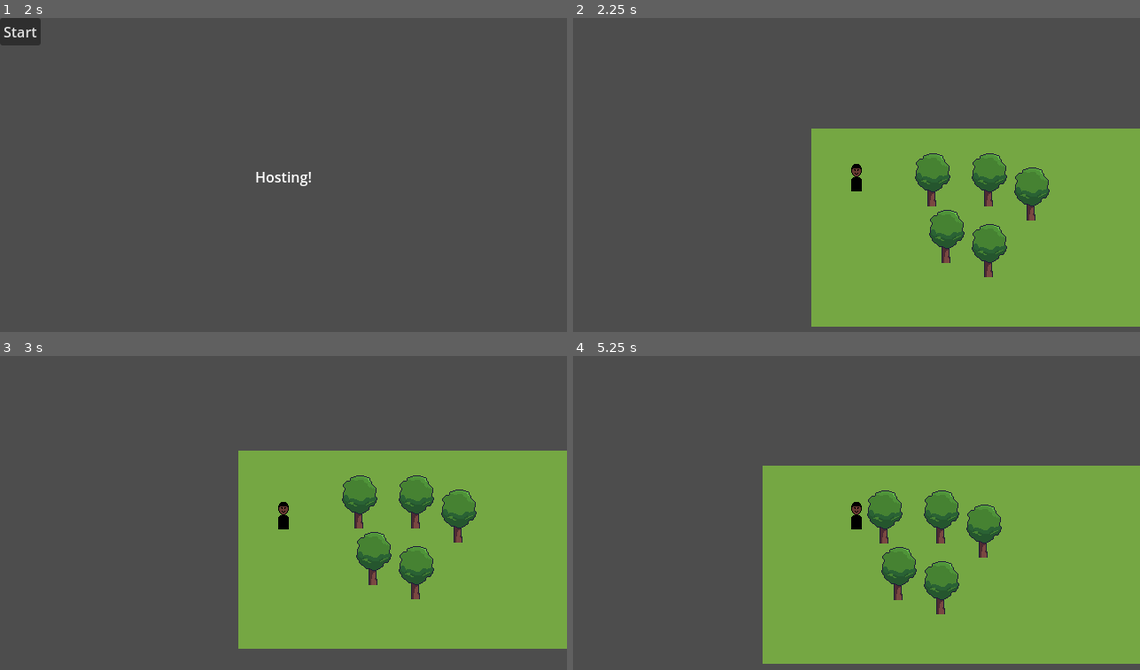
Above: before the commit, frames 1-4 (two rows, left to right).
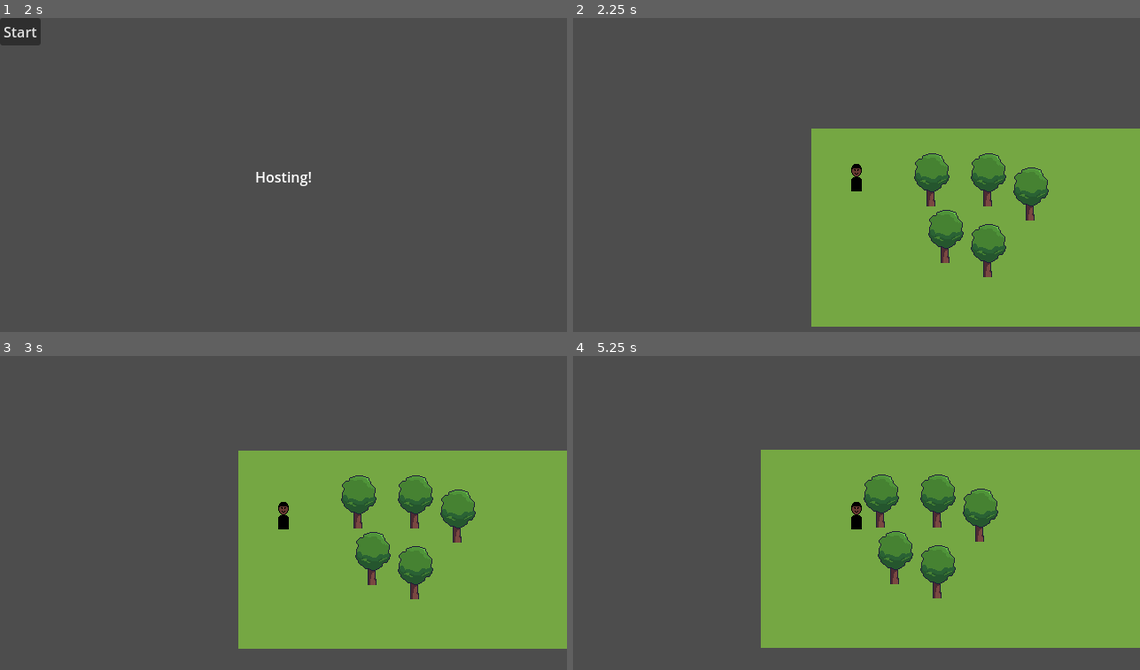
Above: after the commit, the same moments.

Repository: jeisaRaja/hollow-harvest
Game: Godot game, scene res://scenes/ui/main_menu.tscn
Same seed, same stepped clock (60 frames per second), same inputs: the game is played once before the commit and once after it. The project has no main scene, so this scene is started directly.
Inputs:
- Up to frame 1 (2 s): tap Enter at 0.5 s; hold D (right) 0.53-1.25 s; click "Host" at 1.25 s
- Up to frame 2 (2.25 s): click "Start" at 2 s
- Up to frame 3 (3 s): tap Space at 2.75 s; hold S (down) from 2.78 s (still down)
- Up to frame 4 (5.25 s): release S (down) at 3.53 s; hold D (right) 3.53-4.28 s; hold W (up) 4.28-5.03 s; hold A (left) from 5.03 s (still down)

Frame 1 is identical in both runs. In frame 2, 0.7% of the frame differs, in the area x 60-85%, y 43-83%; in frame 3, 0.7%; in frame 4, 11%, in the area x 33-100%, y 29-99%.

Commit message:
add y-sort

Diff:
--- a/project.godot
+++ b/project.godot
@@ -50,8 +50,6 @@
 [layer_names]
 
 2d_physics/layer_1="Ground"
-2d_physics/layer_2="Player"
-2d_physics/layer_3="Interactables"
 
 [rendering]
 
--- a/scenes/objects/tree_1.tscn
+++ b/scenes/objects/tree_1.tscn
@@ -6,15 +6,16 @@
 atlas = ExtResource("1_lcr1a")
 region = Rect2(0.389095, 0, 47.6109, 64)
 
-[sub_resource type="CircleShape2D" id="CircleShape2D_8ufqv"]
-radius = 6.0
+[sub_resource type="RectangleShape2D" id="RectangleShape2D_5pwsp"]
+size = Vector2(10, 4)
 
 [node name="Tree_1" type="Sprite2D"]
-position = Vector2(1, -32)
+position = Vector2(-1, -18)
 texture = SubResource("AtlasTexture_pdry3")
+offset = Vector2(1, -14)
 
 [node name="StaticBody2D" type="StaticBody2D" parent="."]
 
 [node name="CollisionShape2D" type="CollisionShape2D" parent="StaticBody2D"]
-position = Vector2(-1, 29)
-shape = SubResource("CircleShape2D_8ufqv")
+position = Vector2(0, 16)
+shape = SubResource("RectangleShape2D_5pwsp")
--- a/scenes/player/player.tscn
+++ b/scenes/player/player.tscn
@@ -6,9 +6,8 @@
 [ext_resource type="Script" path="res://components/movement.gd" id="2_gmcet"]
 [ext_resource type="Script" path="res://components/player_input.gd" id="3_uv3a3"]
 
-[sub_resource type="CapsuleShape2D" id="CapsuleShape2D_rg1pk"]
-radius = 6.0
-height = 32.0
+[sub_resource type="RectangleShape2D" id="RectangleShape2D_4xb7o"]
+size = Vector2(12, 2)
 
 [sub_resource type="SceneReplicationConfig" id="SceneReplicationConfig_77v5m"]
 properties/0/path = NodePath(".:position")
@@ -16,6 +15,8 @@
 properties/0/replication_mode = 1
 
 [node name="Player" type="CharacterBody2D" node_paths=PackedStringArray("movement")]
+y_sort_enabled = true
+position = Vector2(0, -16)
 collision_layer = 2
 script = ExtResource("1_2wf3d")
 player_camera = ExtResource("2_e6xf5")
@@ -25,7 +26,8 @@
 texture = ExtResource("1_fo3sf")
 
 [node name="CollisionShape2D" type="CollisionShape2D" parent="."]
-shape = SubResource("CapsuleShape2D_rg1pk")
+position = Vector2(0, 15)
+shape = SubResource("RectangleShape2D_4xb7o")
 
 [node name="MovementComponent" type="Node" parent="." node_paths=PackedStringArray("input", "player")]
 script = ExtResource("2_gmcet")
--- a/scenes/world.tscn
+++ b/scenes/world.tscn
@@ -274,14 +274,17 @@
 sources/1 = SubResource("TileSetScenesCollectionSource_qr80m")
 
 [node name="World" type="Node2D" node_paths=PackedStringArray("players_container", "spawn_points")]
+y_sort_enabled = true
 script = ExtResource("1_w708o")
 players_container = NodePath("Players/PlayersContainer")
 player_scene = ExtResource("1_gqwfa")
 spawn_points = [NodePath("Players/Spawn_1"), NodePath("Players/Spawn_2")]
 
-[node name="Players" type="Node" parent="."]
+[node name="Players" type="Node2D" parent="."]
+y_sort_enabled = true
 
 [node name="PlayersContainer" type="Node2D" parent="Players"]
+y_sort_enabled = true
 
 [node name="MultiplayerSpawner" type="MultiplayerSpawner" parent="Players"]
 _spawnable_scenes = PackedStringArray("res://scenes/player/player.tscn")
@@ -294,14 +297,16 @@
 [node name="Spawn_2" type="Marker2D" parent="Players"]
 position = Vector2(181, 151)
 
-[node name="Tilemaps" type="Node" parent="."]
+[node name="Tilemaps" type="Node2D" parent="."]
+y_sort_enabled = true
 
 [node name="Terrain" type="TileMapLayer" parent="Tilemaps"]
 z_index = -2
+y_sort_enabled = true
 tile_map_data = PackedByteArray("AAAGAAoAAAACAAYAAAAGAAsAAAACAAYAAAAGAAwAAAACAAYAAAAGAA0AAAACAAYAAAAGAA4AAAACAAYAAAAGAA …(6640 unchanged characters)…
 tile_set = SubResource("TileSet_ju6nc")
 
-[node name="Trees" type="TileMapLayer" parent="Tilemaps"]
-z_index = -1
+[node name="Objects" type="TileMapLayer" parent="Tilemaps"]
+y_sort_enabled = true
 tile_map_data = PackedByteArray("AAAOAAsAAQAAAAAAAQAPAA8AAQAAAAAAAQASABAAAQAAAAAAAQASAAsAAQAAAAAAAQAVAAwAAQAAAAAAAQA=")
 tile_set = SubResource("TileSet_5b8k1")
